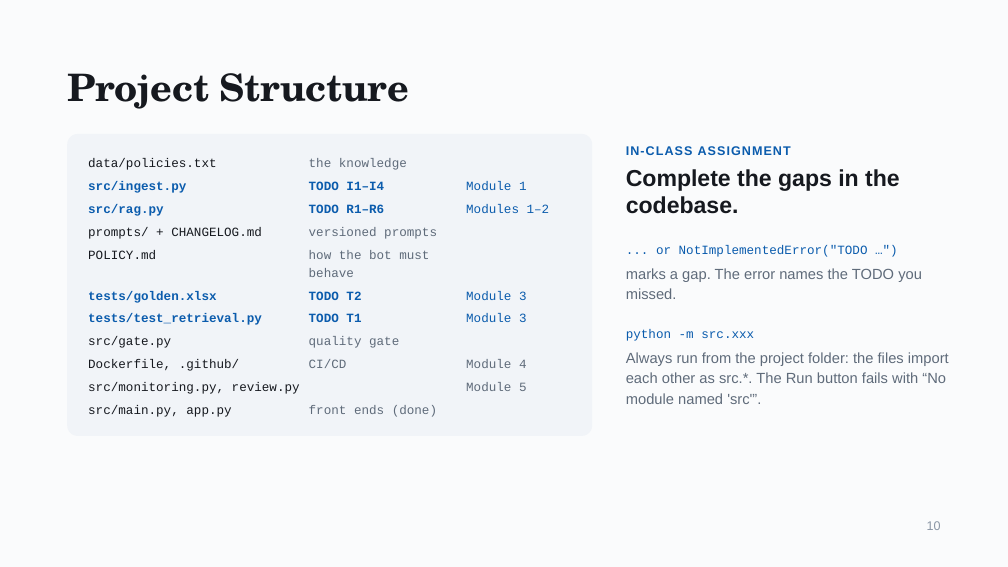
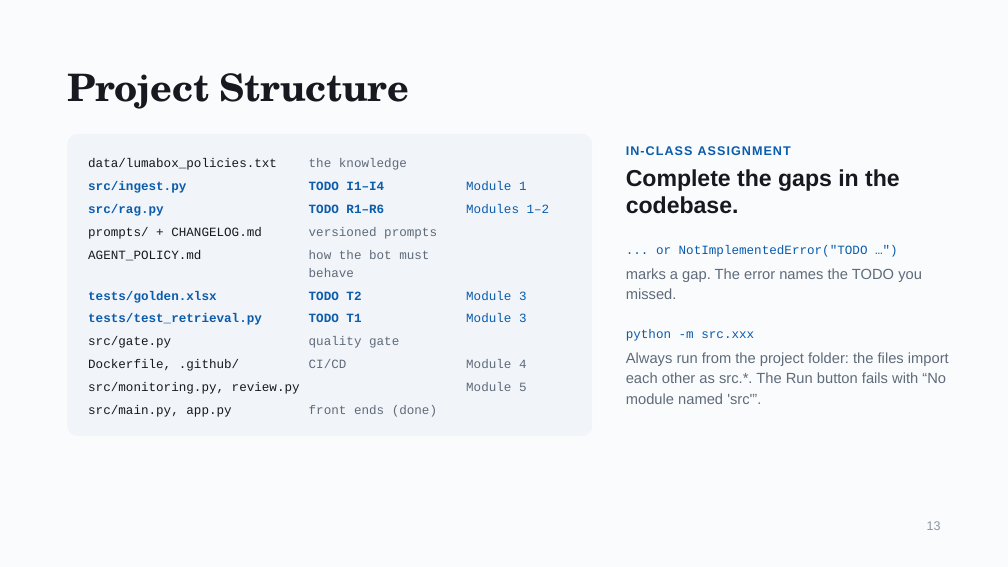
Before and after one commit to karin-8/rag-chatbot-student, a slide deck: slide 13 of student-guide/RAG in Production.pptx (slide 10 before the commit). Drawn at 1008x567 pixels with LibreOffice and Linux fonts; fonts in the diff are those of the drawing. Boxes give left, top, right and bottom in pixels: in the first picture for what was removed or moved away, otherwise in the second. Text is boxed around its words. In the diff, an @@ line names an element or a change of style, - is before the commit and + after.

```diff
--- a/student-guide/RAG in Production.pptx
+++ b/student-guide/RAG in Production.pptx
@@ text at box(88, 159, 277, 170): text changed @@
-data/policies.txt
+data/lumabox_policies.txt
@@ text at box(88, 250, 201, 261): text changed @@
-POLICY.md
+AGENT_POLICY.md
@@ text at box(927, 521, 941, 530): text changed @@
-10
+13
```
Also in this commit, not shown: 52 other slides changed, 6 slides added, 1 slide removed.
